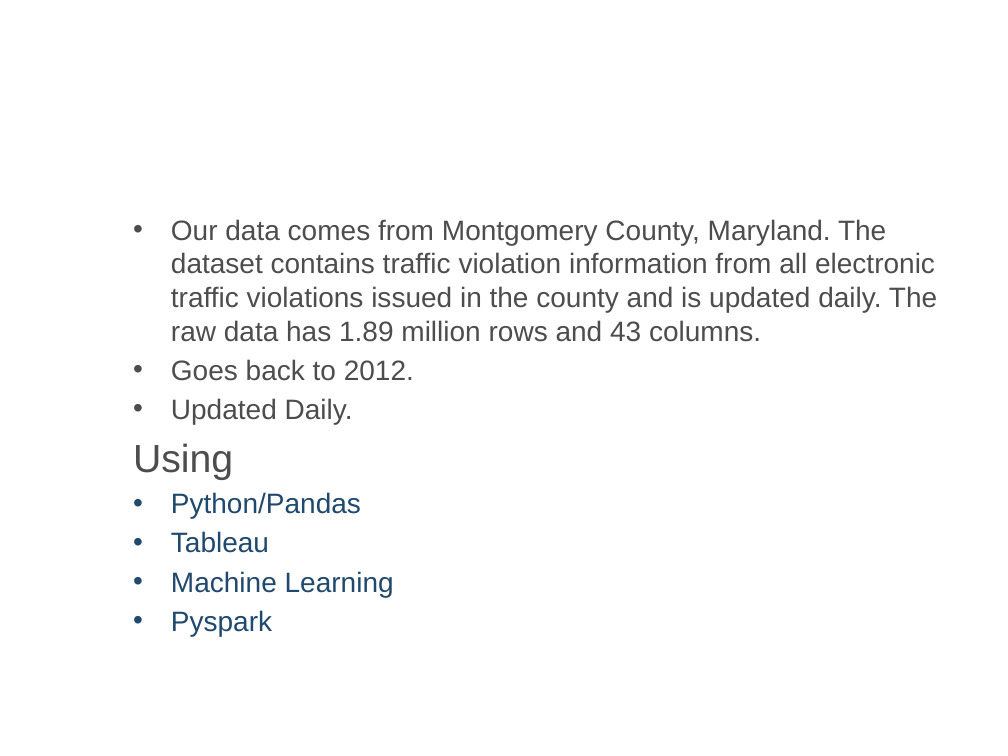
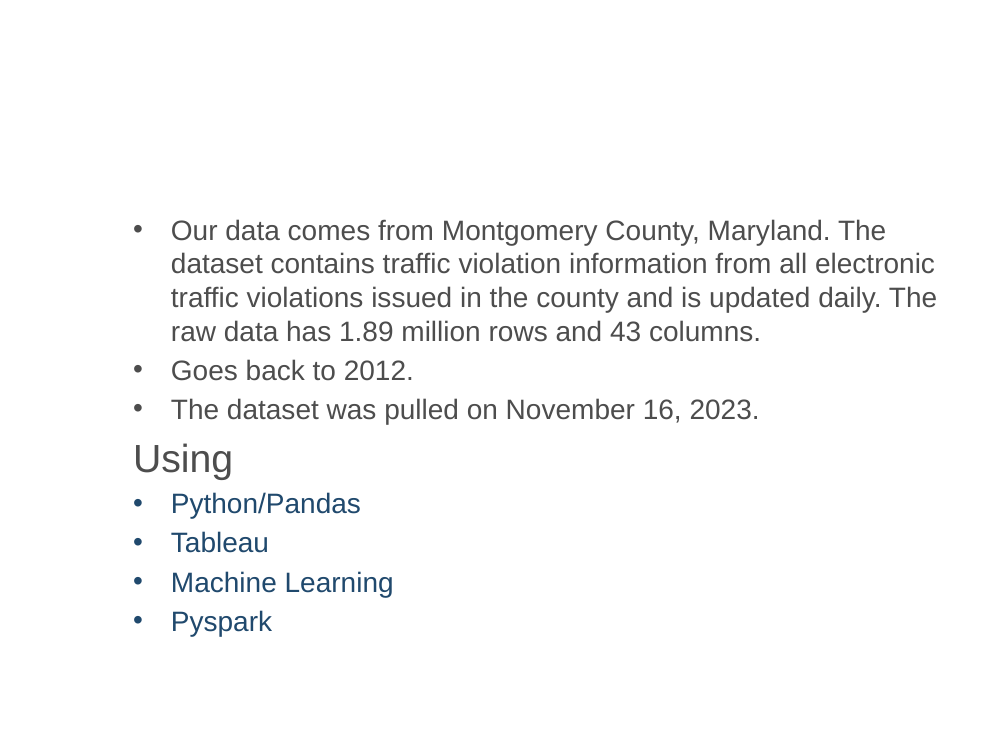
Before and after one commit to hrollin5/Project_4, a slide deck: slide 3 of traffic_violation.pptx. Drawn at 1008x756 pixels with LibreOffice and Linux fonts; fonts in the diff are those of the drawing; background and template pictures are left out. Boxes give left, top, right and bottom in pixels: in the first picture for what was removed or moved away, otherwise in the second. Text is boxed around its words. In the diff, an @@ line names an element or a change of style, - is before the commit and + after.

```diff
--- a/traffic_violation.pptx
+++ b/traffic_violation.pptx
@@ text at [171, 398, 760, 424]: text changed @@
-• Updated Daily.
+• The dataset was pulled on November 16, 2023.
```
Also in this commit, not shown: 2 other slides changed, 1 slide added, 2 slides removed.
